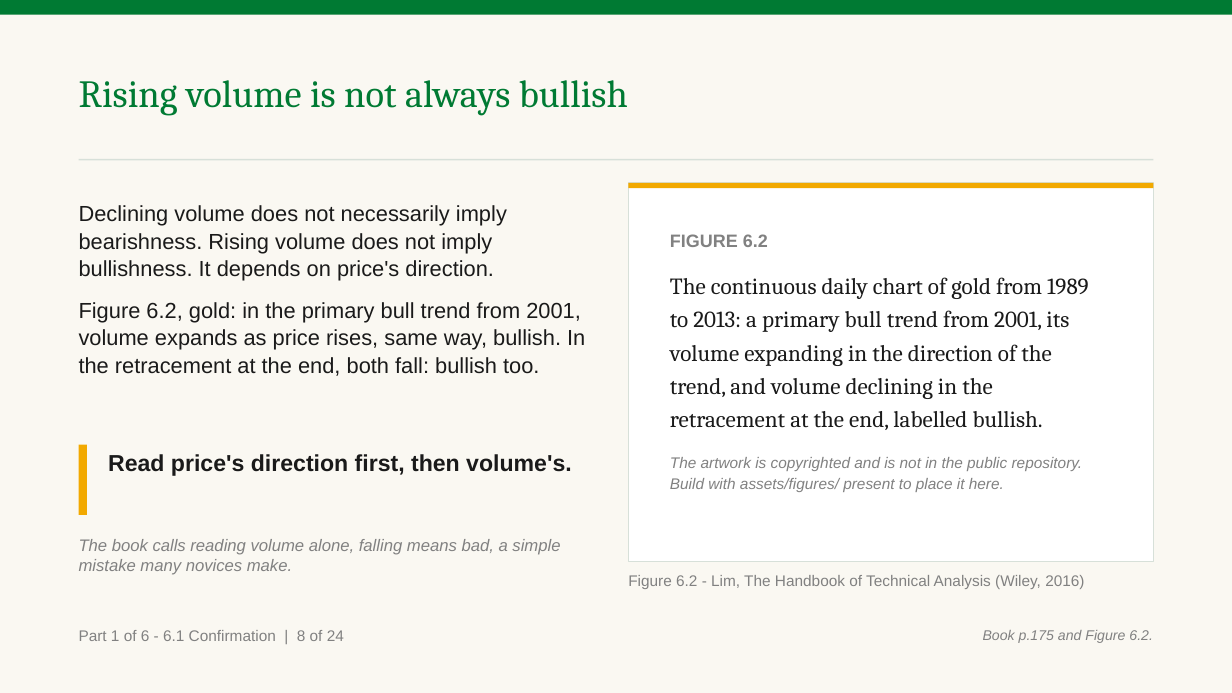
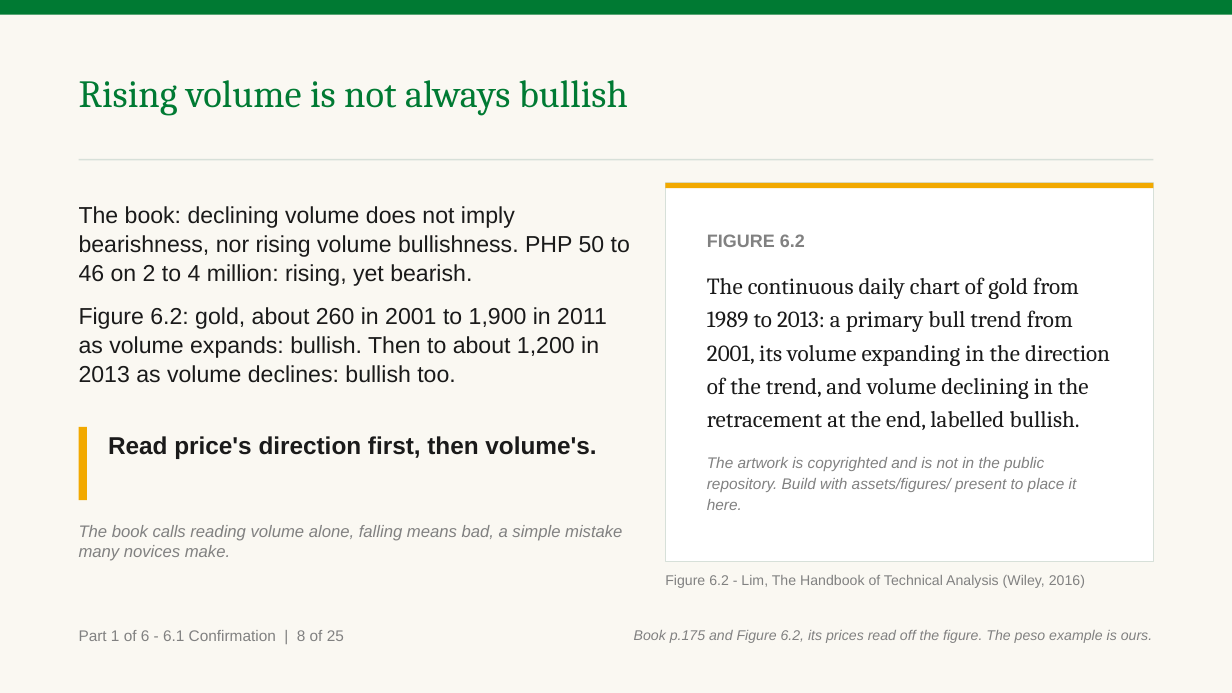
Before and after one commit to benjiesotelo-sudo/Telos_FIN1209, a slide deck: slide 11 of chapter-06/FIN1209-Chapter-06.pptx. Drawn at 1232x693 pixels with LibreOffice and Linux fonts; fonts in the diff are those of the drawing. Boxes give left, top, right and bottom in pixels: in the first picture for what was removed or moved away, otherwise in the second. Text is boxed around its words. In the diff, an @@ line names an element or a change of style, - is before the commit and + after.

Commit message:
Chapter 6 P1: fix the fresh reader's fourteen items
- Not confirming now has numbers, and the two-questions slide works the
  non-confirming case in its body.
- New slide, Confirms the trend, or volume confirmation: the tenet judges
  the whole trend, volume confirmation one stretch, so one dip can be a
  bullish divergence inside a confirmed uptrend.
- What divergence and confirmation say keeps price's direction, as the
  book does.
- The book's only-in-a-downtrend contradiction is in a slide body, with
  numbers.
- Figures 6.2, 6.4, 6.7 and 6.8 are read in the body, with numbers taken
  off them where they carry any.
- The line's arithmetic on the oscillator term, reverse divergence, the
  novice callout and the bearish conclusion are now explained on the slide.
- No caption refers to a check any more.

Teaching deck 145 slides, student edition 107. No check changed.

```diff
--- a/chapter-06/FIN1209-Chapter-06.pptx
+++ b/chapter-06/FIN1209-Chapter-06.pptx
@@ text at bbox=[79, 206, 630, 383]: text changed; size 17 to 18 pt @@
-Declining volume does not necessarily imply bearishness. Rising volume does not imply bullishness. It depends on price's direction.
-Figure 6.2, gold: in the primary bull trend from 2001, volume expands as price rises, same way, bullish. In the retracement at the end, both fall: bullish too.
+The book: declining volume does not imply bearishness, nor rising volume bullishness. PHP 50 to 46 on 2 to 4 million: rising, yet bearish.
+Figure 6.2: gold, about 260 in 2001 to 1,900 in 2011 as volume expands: bullish. Then to about 1,200 in 2013 as volume declines: bullish too.
@@ rectangle: place and size @@
-rectangle at bbox=[628, 183, 1153, 562]
+rectangle at bbox=[665, 183, 1153, 562]
@@ rectangle: place and size @@
-rectangle at bbox=[628, 183, 1153, 189]
+rectangle at bbox=[665, 183, 1153, 189]
@@ text "FIGURE 6.2" rewrapped from bbox=[670, 234, 1089, 492] to bbox=[707, 234, 1110, 510] @@
@@ rectangle: place and size @@
-rectangle at bbox=[79, 445, 87, 515]
+rectangle at bbox=[79, 427, 87, 500]
@@ text "Read price's direction first, then ...": place and size @@
-text "Read price's direction first, then ..." at bbox=[108, 454, 572, 476]
+text "Read price's direction first, then ..." at bbox=[108, 436, 596, 459]
@@ text "Read price's direction first, then ..." at bbox=[108, 436, 596, 459]: size 18 to 19 pt @@
@@ text "The book calls reading volume ..." rewrapped from bbox=[79, 539, 560, 575] to bbox=[79, 525, 622, 561] @@
@@ text "Figure 6.2 - Lim, The ...": place and size @@
-text "Figure 6.2 - Lim, The ..." at bbox=[628, 575, 1084, 589]
+text "Figure 6.2 - Lim, The ..." at bbox=[665, 575, 1085, 588]
@@ text "Figure 6.2 - Lim, The ..." at bbox=[665, 575, 1085, 588]: size 12 to 11 pt @@
@@ text at bbox=[79, 630, 344, 641]: text changed @@
-Part 1 of 6 - 6.1 Confirmation | 8 of 24
+Part 1 of 6 - 6.1 Confirmation | 8 of 25
@@ text at bbox=[634, 630, 1152, 643]: text changed @@
-Book p.175 and Figure 6.2.
+Book p.175 and Figure 6.2, its prices read off the figure. The peso example is ours.
```
Also in this commit, not shown: 23 other slides changed, 1 slide added, 3 other files.
